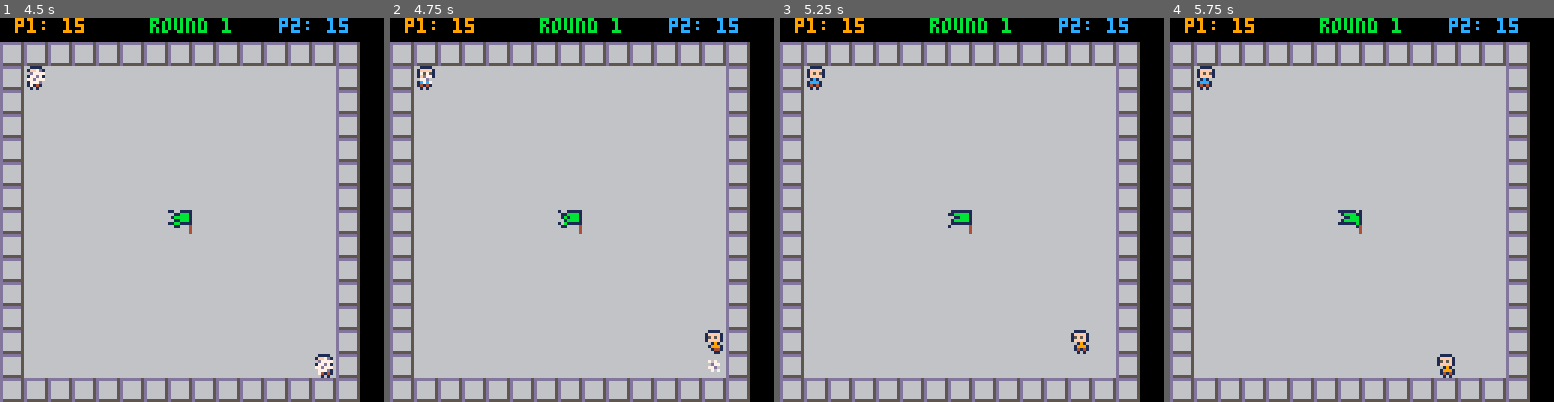
Above: before the commit, frames 1-4 (left to right).
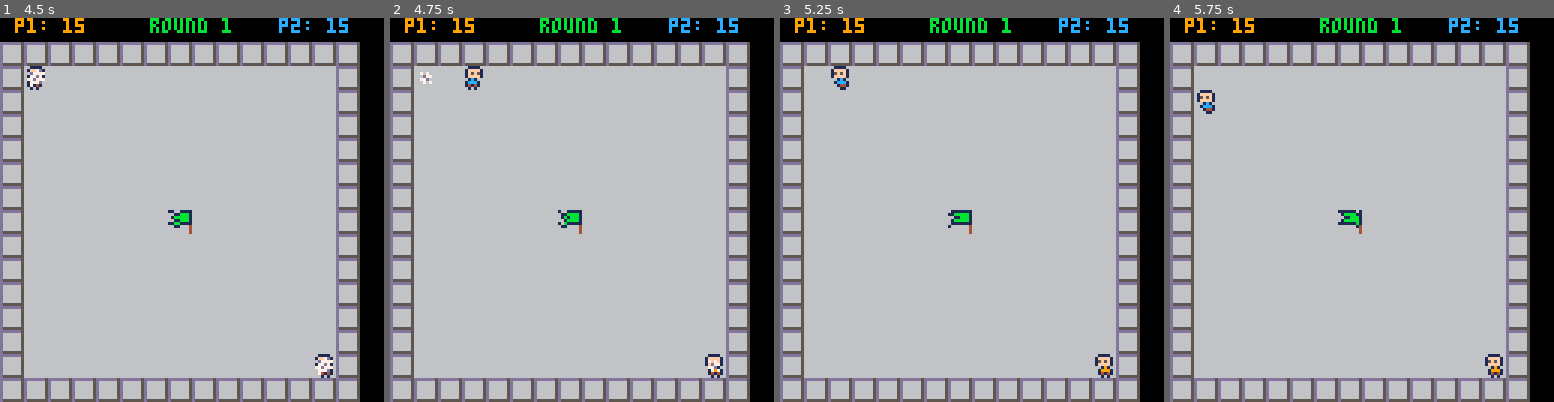
Above: after the commit, the same moments.

Repository: King-Swood/pico-8-fun
Game: PICO-8 cartridge manicctf.p8
Two runs of this game, one before a commit and one after it. Both use one fixed random seed, a clock stepped at 60 frames per second and the inputs below.
Inputs:
- Up to frame 1 (4.5 s): tap X (X key) at 0.33, 1.07, 1.85, 2.97, 4.08 s; tap O (Z key) at 0.7, 1.7, 2.1, 2.5, 2.9, 3.3, 3.7, 4.1 s; hold Right 1.6-2.1 s; hold Up 2.15-2.42 s; hold Right 2.47-3.03 s; hold Left 3.08-3.58 s; hold Down 3.63-3.97 s; hold Right from 4.02 s (still down)
- Up to frame 2 (4.75 s): tap O (Z key) at 4.5 s; release Right at 4.68 s; hold Up from 4.73 s (still down)
- Up to frame 3 (5.25 s): tap O (Z key) at 4.9 s; release Up at 5.03 s; hold Left from 5.08 s (still down); tap X (X key) at 5.2 s
- Up to frame 4 (5.75 s): tap O (Z key) at 5.3, 5.7 s; release Left at 5.68 s; hold Down from 5.73 s (still down)

Frame 1 is identical in both runs. In frame 2, 0.8% of the frame differs, in the area x 7-87%, y 12-94%; in frame 3, 0.9%; in frame 4, 0.9%.

Commit message:
Updated to version 1.1 Swapped controls for p1 and p2

Diff:
--- a/manicctf.p8
+++ b/manicctf.p8
@@ -1,7 +1,7 @@
 pico-8 cartridge // http://www.pico-8.com
 version 36
 __lua__
--- manic ctf 1.0
+-- manic ctf 1.1
 -- by king_swood
 
 -- todo: add a final winners screen which displays who won, and the state of their win calculated from the difference in times across the rounds.
@@ -409,16 +409,18 @@
 	local up = (self.rotate == false) and 2 or 0
 	local down = (self.rotate == false) and 3 or 1
 
-	if (btnp(left,self.player-1)) then
+	local btn_index = (self.player == 1) and 1 or 0
+
+	if (btnp(left,btn_index)) then
 		player_walk(self,-1,0)
 	end
-	if (btnp(right,self.player-1)) then
+	if (btnp(right,btn_index)) then
 		player_walk(self,1,0)
 	end
-	if (btnp(up,self.player-1)) then
+	if (btnp(up,btn_index)) then
 		player_walk(self,0,-1)
 	end
-	if (btnp(down,self.player-1)) then
+	if (btnp(down,btn_index)) then
 		player_walk(self,0,1)
 	end
 end
Not shown, changed: manicctf.p8.png
